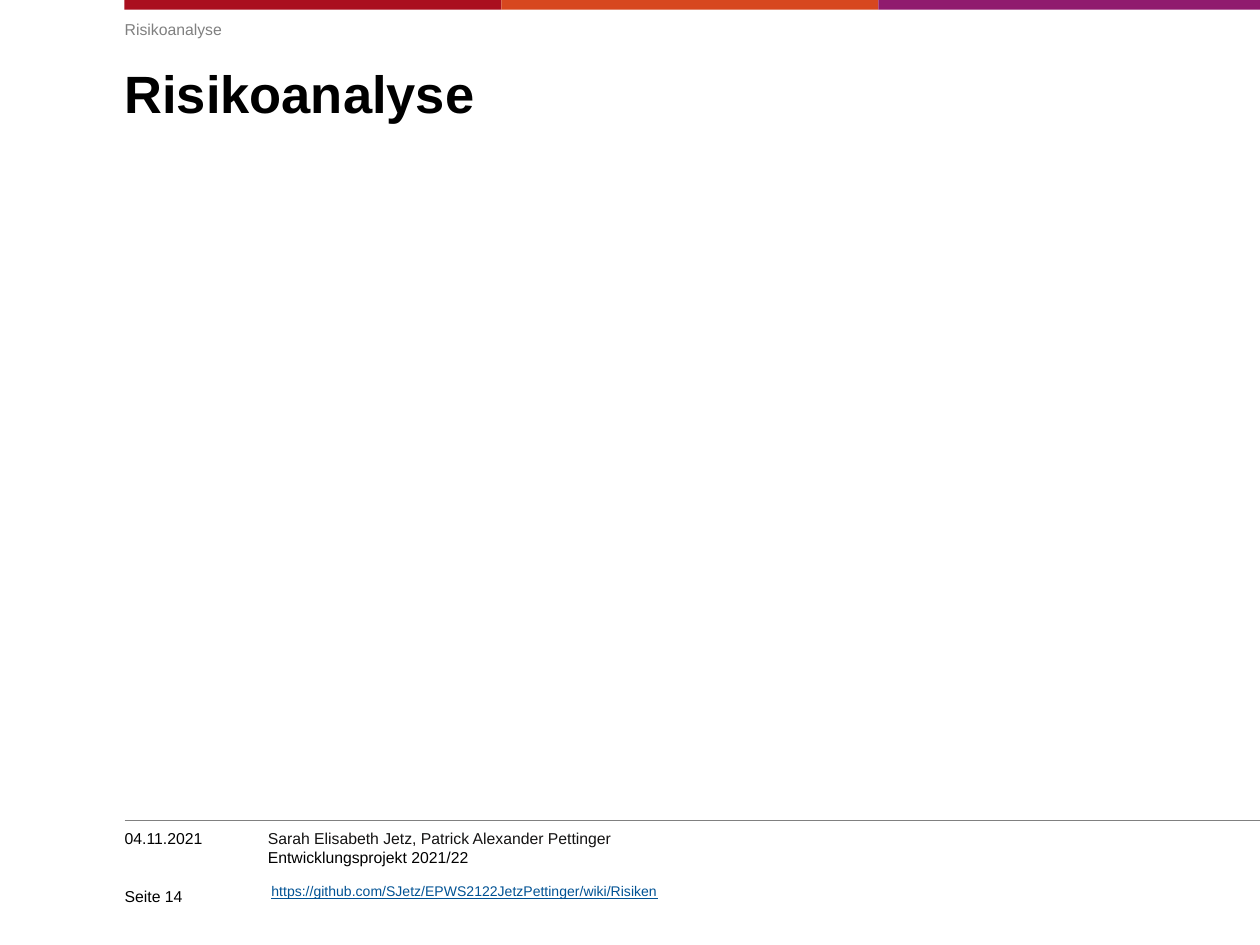
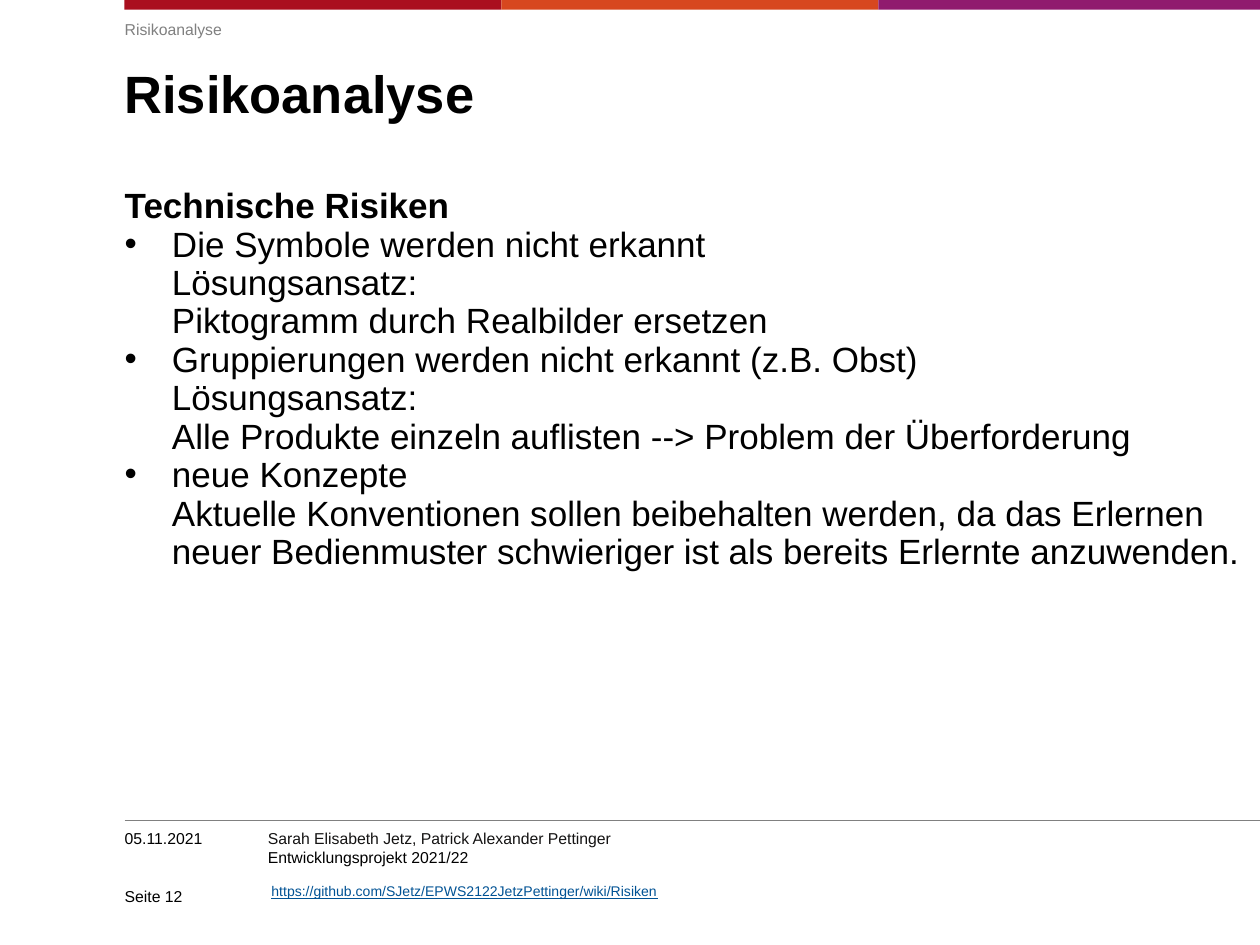
Before and after one commit to SJetz/EPWS2122JetzPettinger, a slide deck: slide 12 of Entwicklungsprojekt202122.pptx (slide 14 before the commit). Drawn at 1260x945 pixels with LibreOffice and Linux fonts; fonts in the diff are those of the drawing; background and template pictures are left out. Boxes give left, top, right and bottom in pixels: in the first picture for what was removed or moved away, otherwise in the second. Text is boxed around its words. In the diff, an @@ line names an element or a change of style, - is before the commit and + after.

```diff
--- a/Entwicklungsprojekt202122.pptx
+++ b/Entwicklungsprojekt202122.pptx
@@ text added at [125, 192, 1238, 571], 20 pt, text #000000 @@
+Technische Risiken
+• Die Symbole werden nicht erkannt
+  Lösungsansatz:
+  Piktogramm durch Realbilder ersetzen
+• Gruppierungen werden nicht erkannt (z.B. Obst)
+  Lösungsansatz:
+  Alle Produkte einzeln auflisten --> Problem der Überforderung
+• neue Konzepte
+  Aktuelle Konventionen sollen beibehalten werden, da das Erlernen neuer Bedienmuster schwieriger ist als bereits Erlernte anzuwenden.
@@ text at [125, 833, 203, 844]: text changed @@
-04.11.2021
+05.11.2021
@@ page number at [125, 890, 183, 902]: text changed @@
-Seite 14
+Seite 12
```
Also in this commit, not shown: 12 other slides changed, 3 slides removed.
